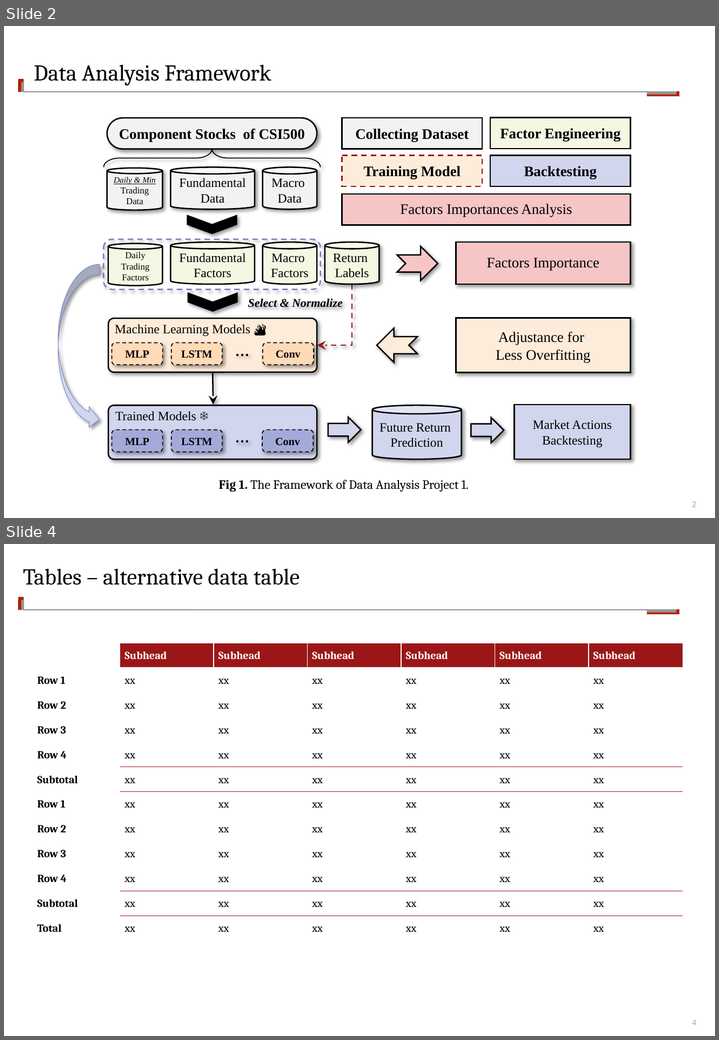
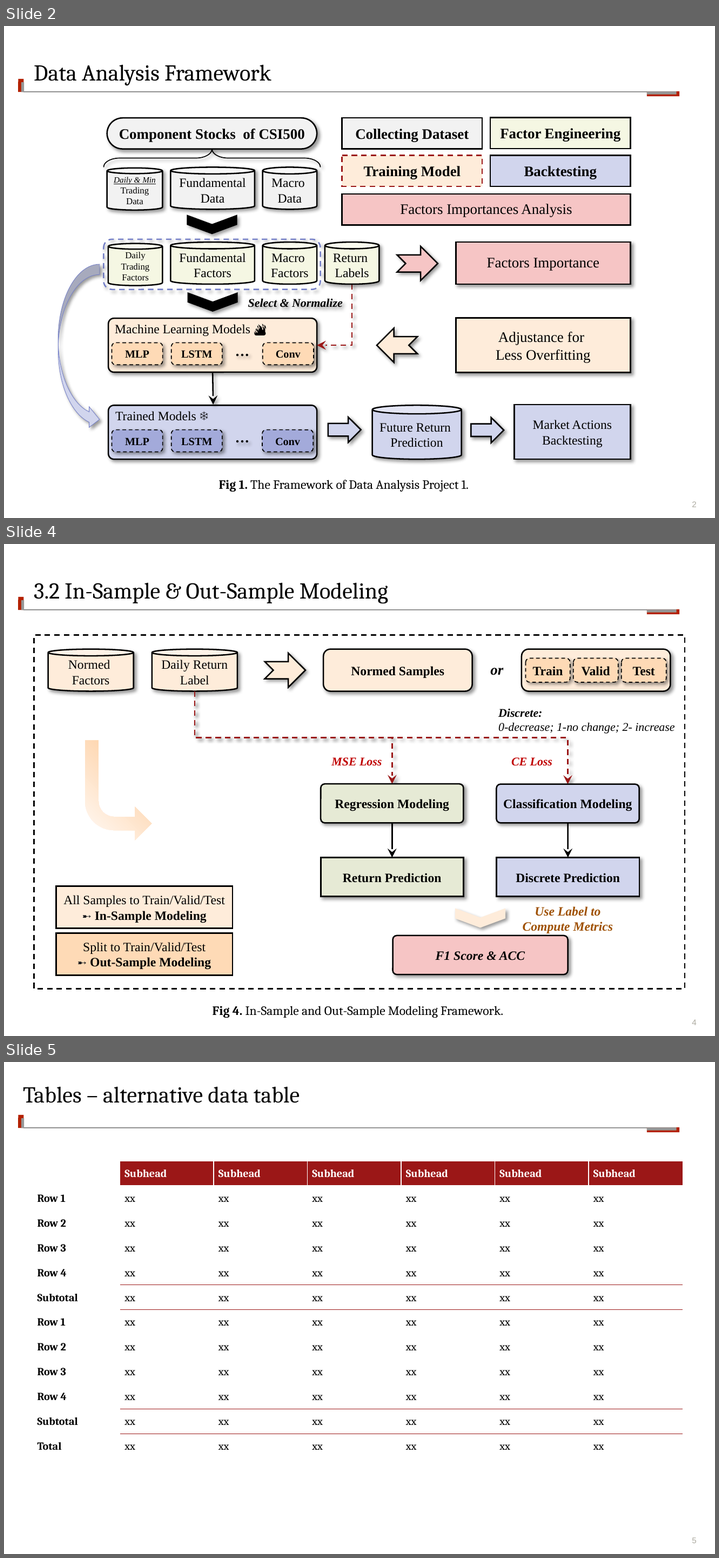
Before and after one commit to KarryRen/Introduction-to-Fintech, a slide deck: Data-Analysis-Project1/Data analysis project 1.pptx. Shown one above the other, each under a label of ours: slides 2 and 4 before the commit, slides 2, 4 and 5 after it; the slides between them are not shown. The pictures are 719x1040 and 719x1558 pixels, drawn with LibreOffice and Linux fonts; fonts in the diff are those of the drawing; background and template pictures are left out. Boxes give left, top, right and bottom in pixels: in the first picture for what was removed or moved away, otherwise in the second. Text is boxed around its words. In the diff, an @@ line names an element or a change of style, - is before the commit and + after.

```diff
--- a/Data-Analysis-Project1/Data analysis project 1.pptx
+++ b/Data-Analysis-Project1/Data analysis project 1.pptx
@@ slide 4 added at (4, 544, 715, 1036), background #FFFFFF; not listed: 6 template elements that a slide beside it also shows @@
@@ title added at (34, 582, 388, 604), 25 pt, text #000000 @@
+3.2 In-Sample & Out-Sample Modeling
@@ text added at (522, 906, 613, 933), 14 pt, text #9F5103, bold, italic @@
+Use Label to
+Compute Metrics
@@ group added at (34, 635, 684, 989): 12 rounded rectangles, 4 texts, 2 cylinders, 2 elbow arrows, 2 arrows, 1 notched right arrow, 1 bent arrow, 1 chevron, 1 rectangle @@
+Normed Samples
+Normed
+Factors
+Daily Return
+Label
+or
+Train
+Valid
+Test
+Discrete:
+0-decrease; 1-no change; 2- increase
+MSE Loss
+CE Loss
+Regression Modeling
+Classification Modeling
+Return Prediction
+Discrete Prediction
+F1 Score & ACC
+All Samples to Train/Valid/Test
+➸ In-Sample Modeling
+Split to Train/Valid/Test
+➸ Out-Sample Modeling
@@ text added at (212, 1006, 503, 1018), 14 pt, text #000000 @@
+Fig 4. In-Sample and Out-Sample Modeling Framework.
@@ what was slide 4 is now slide 5 @@
@@ page number at (691, 1537, 696, 1543): text changed @@
-4
+5
```
Also in this commit, not shown: 2 slides changed, 4 other files.
